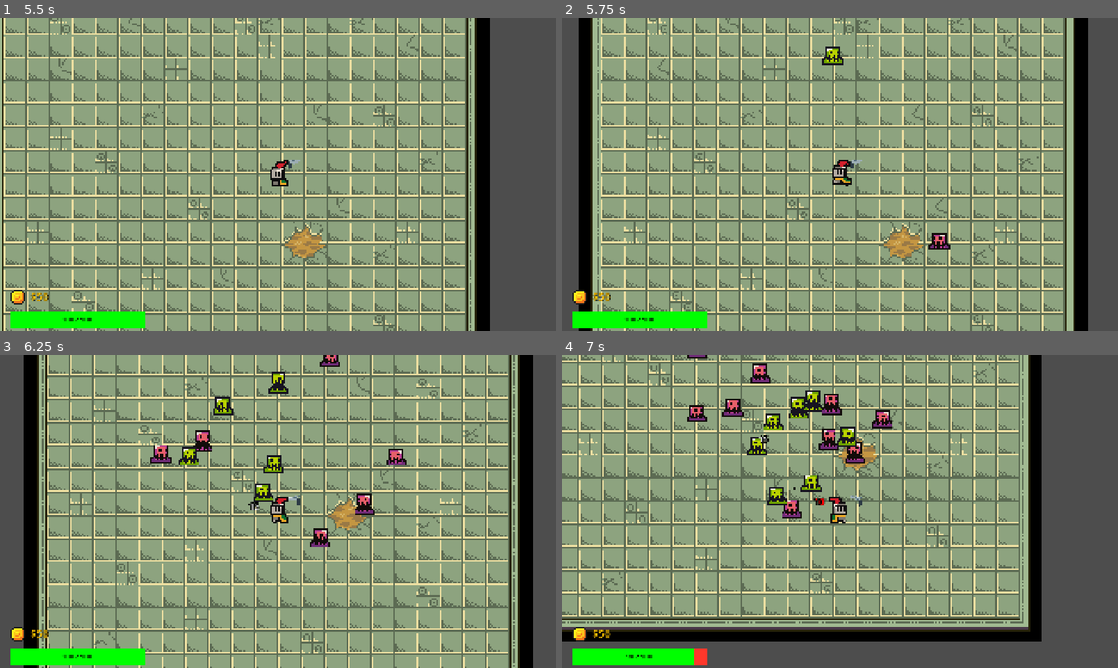
Above: before the commit, frames 1-4 (two rows, left to right).
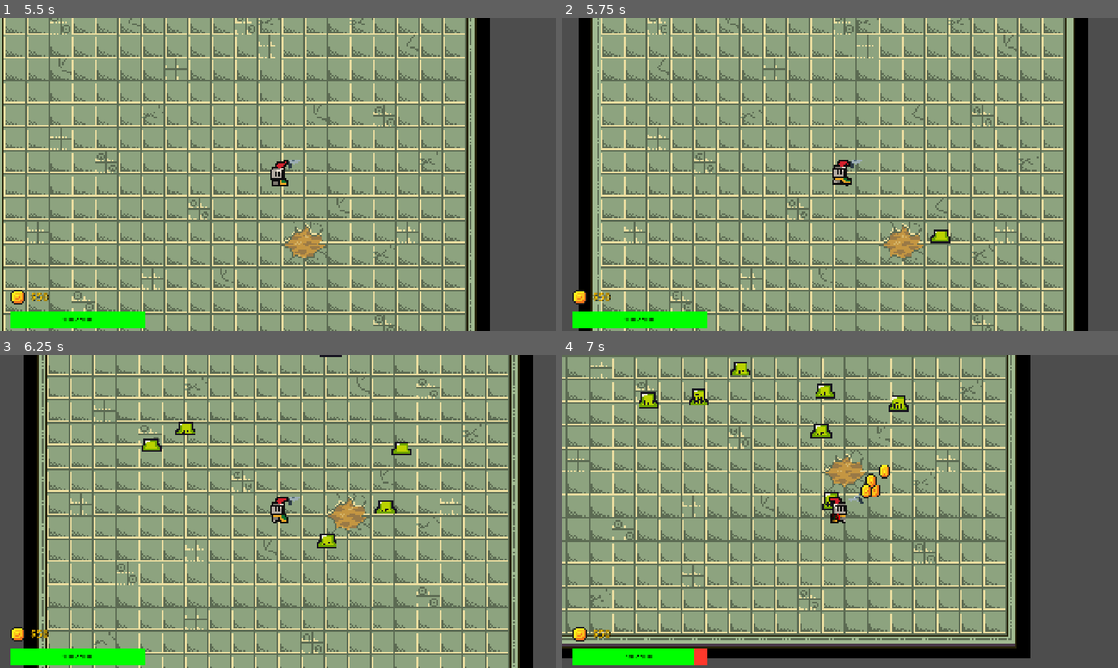
Above: after the commit, the same moments.

Repository: jtmchenry/2D-Roguelike-Game-Game-Jam-2025
Game: Godot game, scene res://ui/main_menu.tscn
Same seed, same stepped clock (60 frames per second), same inputs: the game is played once before the commit and once after it.
Inputs:
- Up to frame 1 (5.5 s): click "Play" at 0.5 s; hold Right (move_right) 1.28-2.03 s; hold Down (move_down) 2.03-2.78 s; hold Right (move_right) 2.78-3.53 s; hold Up (move_up) 3.53-4.28 s; hold Left (move_left) from 4.28 s (still down)
- Up to frame 2 (5.75 s): keep holding Left (move_left)
- Up to frame 3 (6.25 s): release Left (move_left) at 5.78 s; hold Down (move_down) from 5.78 s (still down)
- Up to frame 4 (7 s): release Down (move_down) at 6.53 s; hold Right (move_right) from 6.53 s (still down)

Frame 1 is identical in both runs. In frame 2, 0.4% of the frame differs, in the area x 46-70%, y 9-74%; in frame 3, 2.5%; in frame 4, 50%, in the area x 0-87%, y 0-97%.

Commit message:
Ironed everything out.

Diff:
--- a/2d-roguelike/levels/level_1.tscn
+++ b/2d-roguelike/levels/level_1.tscn
@@ -6,7 +6,7 @@
 [ext_resource type="PackedScene" uid="uid://bi0wmrp1kqfxp" path="res://ui/hud/hud.tscn" id="2_jirdo"]
 [ext_resource type="PackedScene" uid="uid://bm1ipexiutcqk" path="res://player/player.tscn" id="3_bt44k"]
 [ext_resource type="PackedScene" uid="uid://2kec8tbt6m51" path="res://monster/monster_spawner.tscn" id="3_btoec"]
-[ext_resource type="PackedScene" uid="uid://fhqdcygqhv8m" path="res://monster/monster.tscn" id="5_3sk1a"]
+[ext_resource type="PackedScene" uid="uid://dy7xk4id5djc6" path="res://monster/spawn.tscn" id="5_08mmt"]
 [ext_resource type="PackedScene" uid="uid://bjvib3spj37oo" path="res://ui/game_over.tscn" id="5_l53as"]
 
 [node name="Level1" type="Node2D"]
@@ -19,11 +19,7 @@
 [node name="MonsterSpawner" parent="." instance=ExtResource("3_btoec")]
 number_of_spawns = 50
 number_of_waves = 5
-
-[node name="MonsterSpawner2" parent="." instance=ExtResource("3_btoec")]
-number_of_spawns = 50
-number_of_waves = 5
-spawn_scene = ExtResource("5_3sk1a")
+spawn_scene = ExtResource("5_08mmt")
 
 [node name="GameOver" parent="." instance=ExtResource("5_l53as")]
 visible = false
@@ -35,5 +31,4 @@
 player = NodePath("../Player")
 
 [connection signal="all_monsters_killed" from="MonsterSpawner" to="." method="_on_monster_spawner_all_monsters_killed"]
-[connection signal="all_monsters_killed" from="MonsterSpawner2" to="." method="_on_monster_spawner_all_monsters_killed"]
 [connection signal="player_died" from="Player" to="." method="_on_player_player_died"]
--- a/2d-roguelike/monster/monster.gd
+++ b/2d-roguelike/monster/monster.gd
@@ -13,18 +13,6 @@
 @onready var health_control = $Health
 
 var is_hurt = false
-
-#Lol dashing
-var is_dashing: bool = false
-var dash_timer: float = 0.0
-var cooldown_timer: float = 0.0
-var dash_direction: Vector2 = Vector2.ZERO
-
-@export var move_speed: float = 200.0       # Speed when approaching
-@export var dash_speed: float = 600.0       # Speed during dash
-@export var dash_duration: float = 1      # How long the dash lasts
-@export var windup_time: float = 0.5        # How long the monster waits before dashing
-@export var dash_trigger_distance: float = 200.0 # Start wind-up when this close to player
 
 enum State { FOLLOW }
 var current_state = State.FOLLOW
@@ -110,5 +98,5 @@
 func approach_player(delta):
 	if player:
 		var direction = (player.global_position - global_position).normalized()
-		velocity = direction * move_speed
+		velocity = direction * speed
 		move_and_slide()
--- a/2d-roguelike/monster/monster_spawner.tscn
+++ b/2d-roguelike/monster/monster_spawner.tscn
@@ -1,7 +1,7 @@
 [gd_scene load_steps=3 format=3 uid="uid://2kec8tbt6m51"]
 
 [ext_resource type="Script" uid="uid://w8i5mqyiaieq" path="res://monster/monster_spawner.gd" id="1_dw6pn"]
-[ext_resource type="PackedScene" uid="uid://ex4un0u0516" path="res://monster/purple_slime/purple_slime.tscn" id="2_36vr2"]
+[ext_resource type="PackedScene" uid="uid://dy7xk4id5djc6" path="res://monster/spawn.tscn" id="2_36vr2"]
 
 [node name="MonsterSpawner" type="Node2D"]
 script = ExtResource("1_dw6pn")
--- a/2d-roguelike/monster/purple_slime/purple_slime.gd
+++ b/2d-roguelike/monster/purple_slime/purple_slime.gd
@@ -33,3 +33,5 @@
 func _on_purple_slime_animated_sprite_animation_finished() -> void:
 	if animated_sprite.animation == "Hurt":
 		is_hurt = false
+	if animated_sprite.animation == "Spawning":
+		state_machine.change_state(get_node("StateMachine/Approach"))
--- a/2d-roguelike/monster/purple_slime/purple_slime.tscn
+++ b/2d-roguelike/monster/purple_slime/purple_slime.tscn
@@ -8,6 +8,7 @@
 [ext_resource type="Script" uid="uid://bi14vr1xwy5s3" path="res://monster/state/approach.gd" id="3_7b5ui"]
 [ext_resource type="Script" uid="uid://cyufsfk7rfkeb" path="res://monster/state/dash.gd" id="5_1oxdh"]
 [ext_resource type="Script" uid="uid://c3y6j3x6m4dyw" path="res://monster/state/windup.gd" id="6_xjeln"]
+[ext_resource type="Script" uid="uid://b2faabx85y11s" path="res://monster/state/spawning.gd" id="9_3m2jh"]
 
 [sub_resource type="AtlasTexture" id="AtlasTexture_ha2up"]
 atlas = ExtResource("1_fg0vh")
@@ -72,7 +73,7 @@
 "duration": 1.0,
 "texture": SubResource("AtlasTexture_3m2jh")
 }],
-"loop": true,
+"loop": false,
 "name": &"Hurt",
 "speed": 5.0
 }, {
@@ -106,8 +107,8 @@
 "duration": 1.0,
 "texture": SubResource("AtlasTexture_c3e0l")
 }],
-"loop": true,
-"name": &"Spawn",
+"loop": false,
+"name": &"Spawning",
 "speed": 5.0
 }]
 
@@ -148,7 +149,7 @@
 
 [node name="StateMachine" type="Node" parent="."]
 script = ExtResource("2_ecb4v")
-initial_state = NodePath("Approach")
+initial_state = NodePath("Spawning")
 
 [node name="Approach" type="Node" parent="StateMachine"]
 script = ExtResource("3_7b5ui")
@@ -159,6 +160,9 @@
 [node name="WindUp" type="Node" parent="StateMachine"]
 script = ExtResource("6_xjeln")
 
+[node name="Spawning" type="Node" parent="StateMachine"]
+script = ExtResource("9_3m2jh")
+
 [connection signal="animation_finished" from="PurpleSlimeAnimatedSprite" to="." method="_on_purple_slime_animated_sprite_animation_finished"]
 [connection signal="body_entered" from="Area2D" to="." method="_on_area_2d_body_entered"]
 [connection signal="body_exited" from="Area2D" to="." method="_on_area_2d_body_exited"]
--- /dev/null
+++ b/2d-roguelike/monster/state/hurt.gd
@@ -0,0 +1 @@
+extends Node
--- /dev/null
+++ b/2d-roguelike/monster/state/spawning.gd
@@ -0,0 +1,7 @@
+extends State
+
+func physics_update(delta):
+	if not actor.player:
+		return
+
+	actor.animated_sprite.play("Spawning")
Not shown: 1 places in 2d-roguelike/monster/purple_slime/purple_slime.tscn that only renumber resources
Not shown, added: 2d-roguelike/monster/state/hurt.gd.uid
Not shown, added: 2d-roguelike/monster/state/spawning.gd.uid
